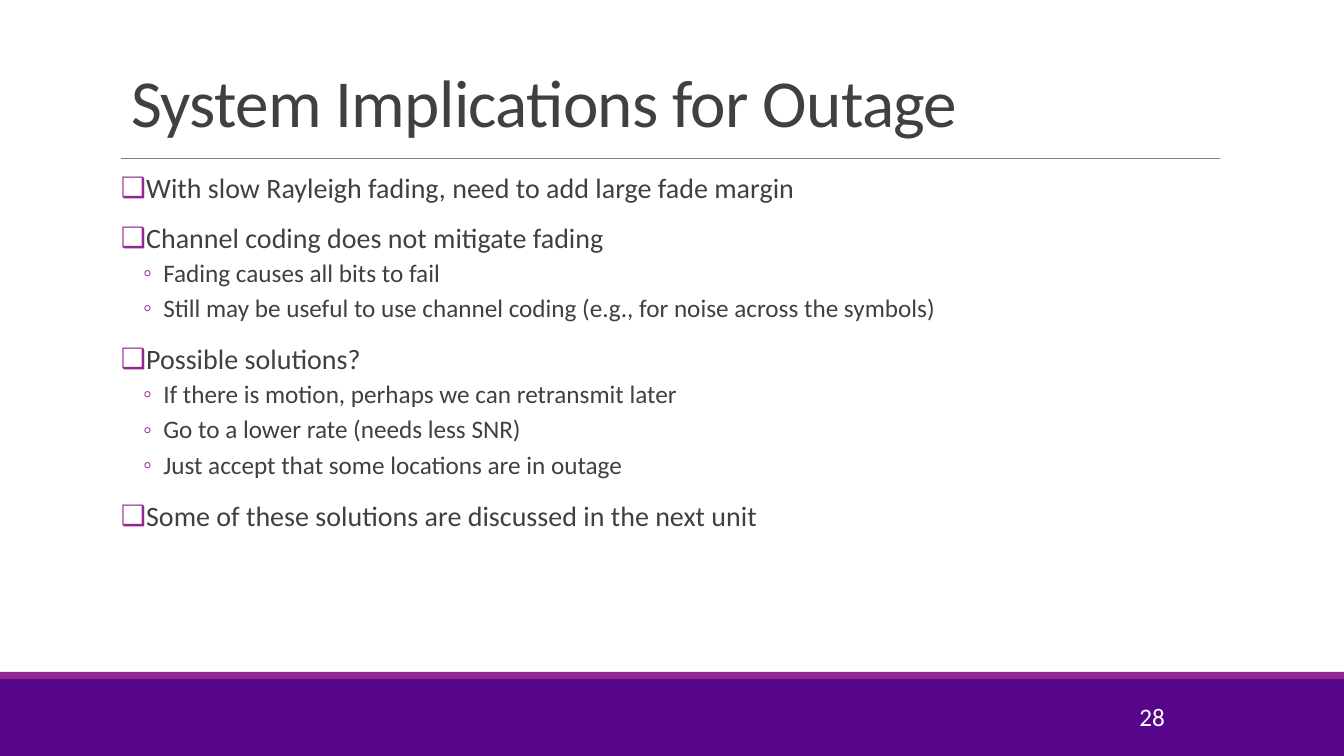
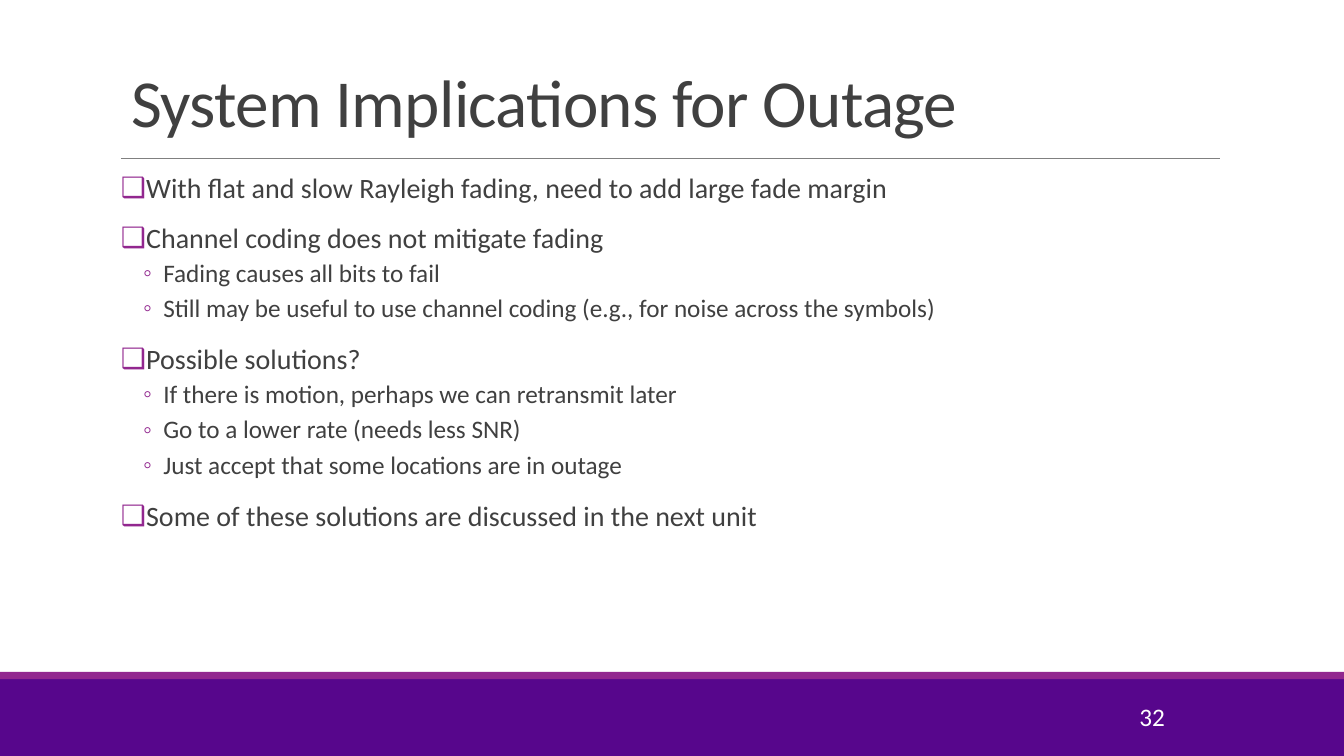
Before and after one commit to sdrangan/wirelesscomm, a slide deck: slide 32 of lectures/Unit04_Coding.pptx (slide 28 before the commit). Drawn at 1344x756 pixels with LibreOffice and Linux fonts; fonts in the diff are those of the drawing; background and template pictures are left out. Boxes give left, top, right and bottom in pixels: in the first picture for what was removed or moved away, otherwise in the second. Text is boxed around its words. In the diff, an @@ line names an element or a change of style, - is before the commit and + after.

```diff
--- a/lectures/Unit04_Coding.pptx
+++ b/lectures/Unit04_Coding.pptx
@@ text at <box>146,178,887,203</box>: text changed @@
-❑ With slow Rayleigh fading, need to add large fade margin
+❑ With flat and slow Rayleigh fading, need to add large fade margin
@@ page number at <box>1139,709,1165,726</box>: text changed @@
-28
+32
```
Also in this commit, not shown: 9 other slides changed, 7 slides added, 4 other files.
